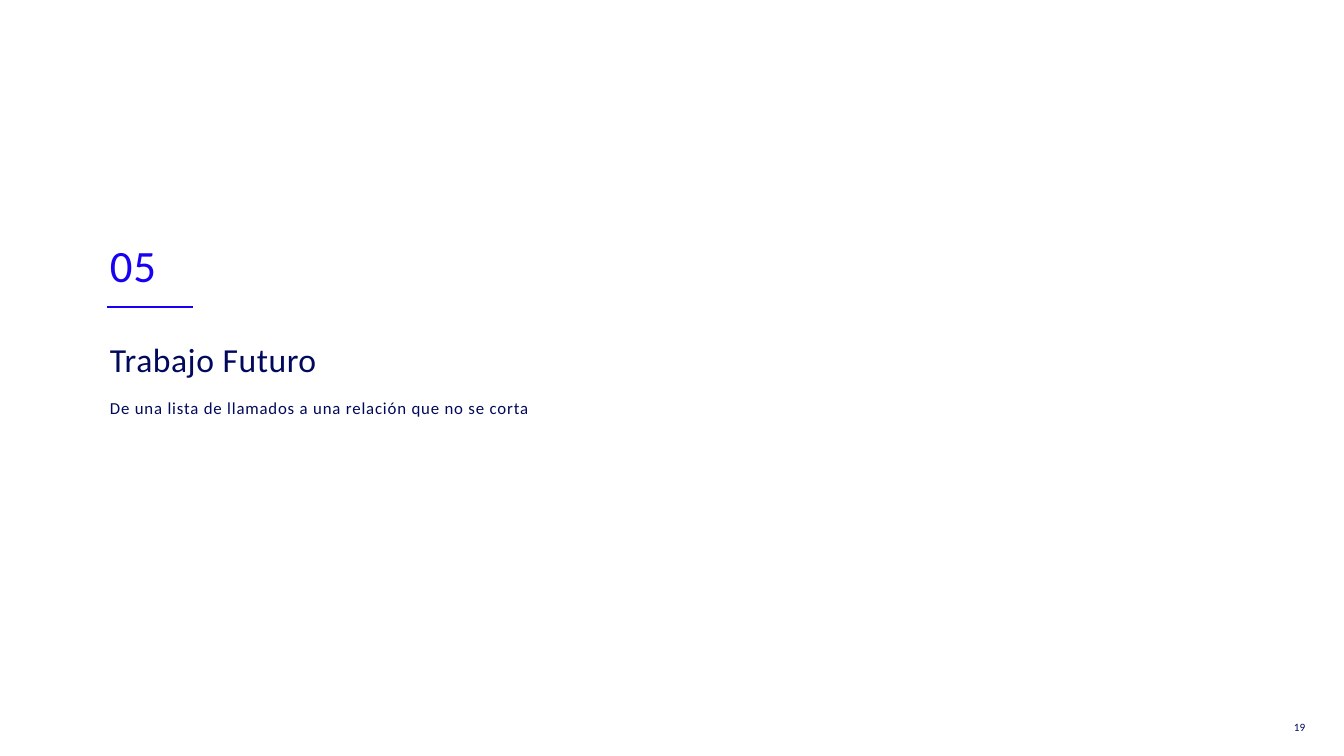
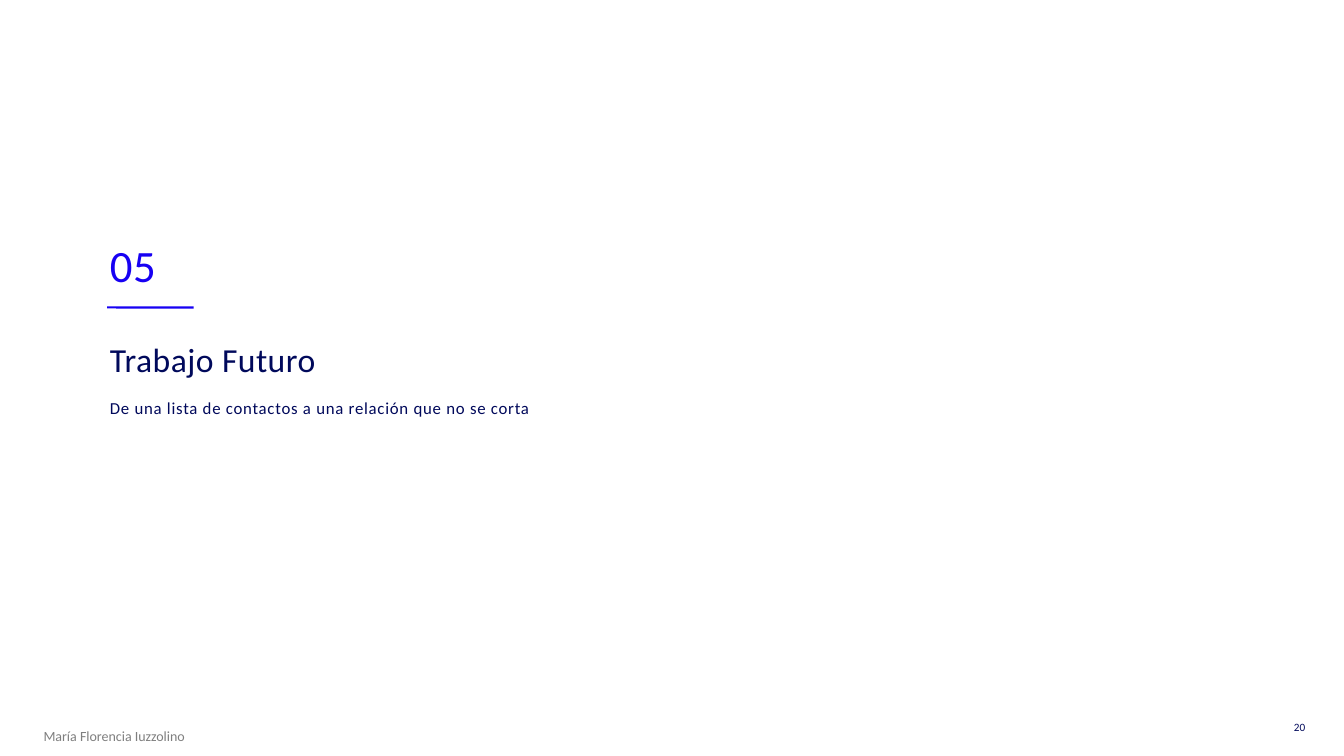
Before and after one commit to FrancoMal/SIMtec, a slide deck: slide 20 of entregables/FIC_III_Desafio_1_Equipo_SIMtec.pptx (slide 19 before the commit). Drawn at 1344x756 pixels with LibreOffice and Linux fonts; fonts in the diff are those of the drawing; background and template pictures are left out. Boxes give left, top, right and bottom in pixels: in the first picture for what was removed or moved away, otherwise in the second. Text is boxed around its words. In the diff, an @@ line names an element or a change of style, - is before the commit and + after.

```diff
--- a/entregables/FIC_III_Desafio_1_Equipo_SIMtec.pptx
+++ b/entregables/FIC_III_Desafio_1_Equipo_SIMtec.pptx
@@ text at bbox=[110, 402, 529, 417]: text changed @@
-De una lista de llamados a una relación que no se corta
+De una lista de contactos a una relación que no se corta
@@ text added at bbox=[44, 731, 185, 741], 10 pt, text #7F7F7F @@
+María Florencia Iuzzolino
@@ page number at bbox=[1294, 723, 1305, 731]: text changed @@
-19
+20
```
Also in this commit, not shown: 18 other slides changed, 5 slides added, 9 slides removed, 3 other files.
